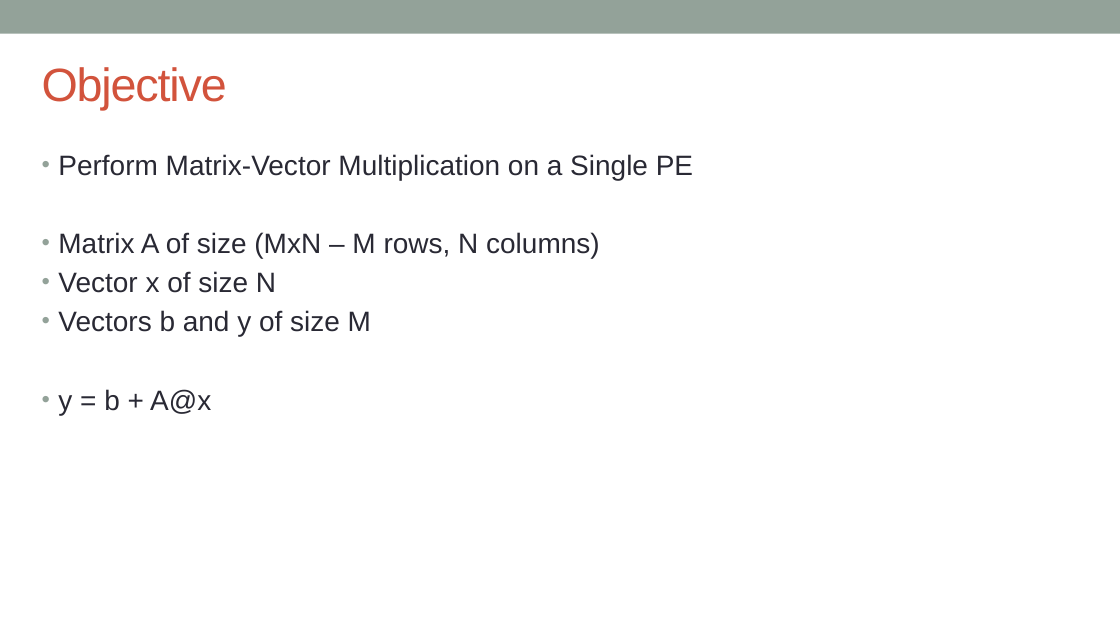
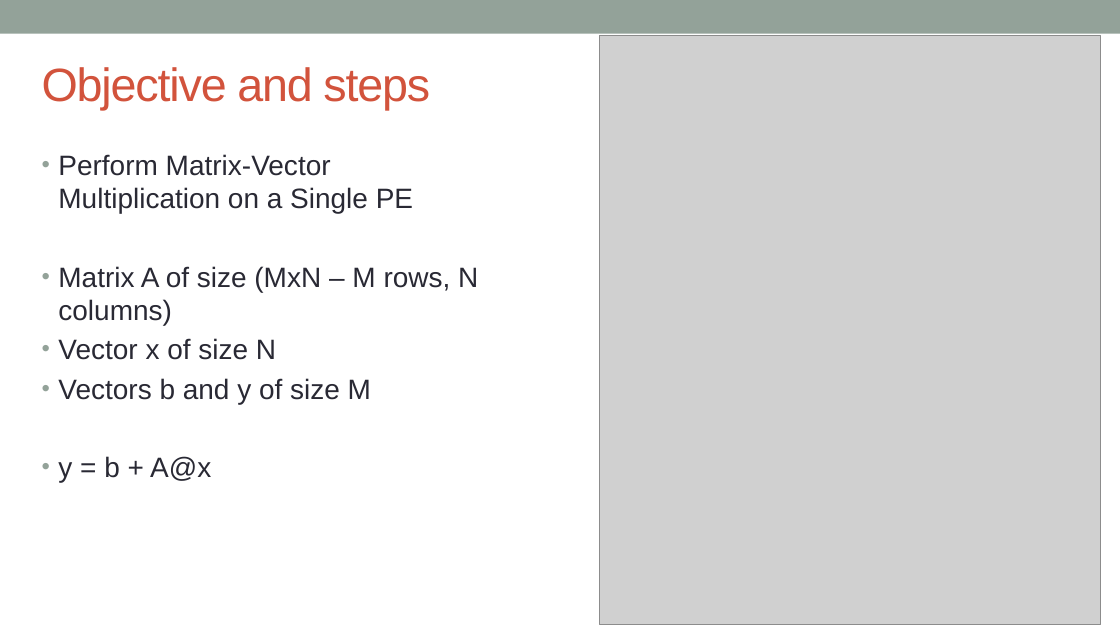
Before and after one commit to EPCCed/cs2-sdk-training, a slide deck: slide 2 of lectures/powerpoints/hands-on-1+washup.pptx. Drawn at 1120x630 pixels with LibreOffice and Linux fonts; fonts in the diff are those of the drawing; grey boxes stand for pictures. Boxes give left, top, right and bottom in pixels: in the first picture for what was removed or moved away, otherwise in the second. Text is boxed around its words. In the diff, an @@ line names an element or a change of style, - is before the commit and + after.

```diff
--- a/lectures/powerpoints/hands-on-1+washup.pptx
+++ b/lectures/powerpoints/hands-on-1+washup.pptx
@@ picture added at <box>600,35,1102,624</box> @@
@@ title at <box>42,67,430,111</box>: text changed @@
-Objective
+Objective and steps
@@ text "Perform Matrix-Vector Multiplication on a ..." rewrapped from <box>58,154,693,415</box> to <box>58,154,478,482</box> @@
```
Also in this commit, not shown: 7 other slides changed, 3 slides removed.
